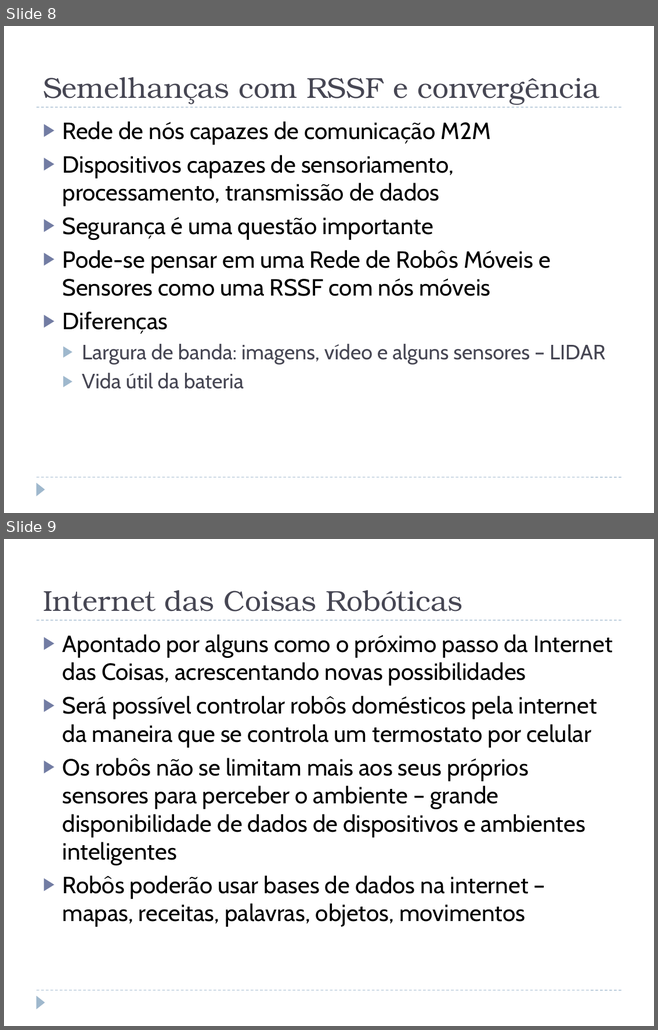
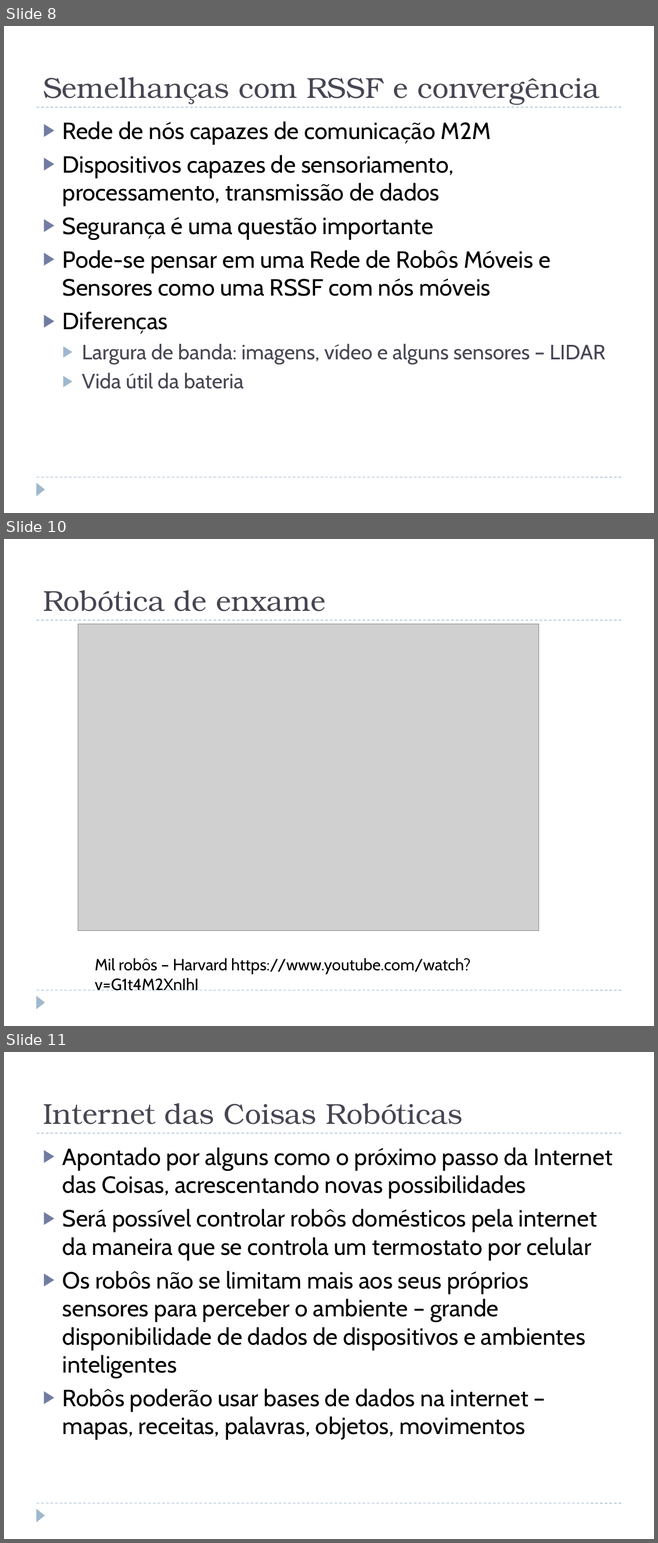
Before and after one commit to phaffonso/mo809-pedro, a slide deck: Internet das Coisas (IoT) e Robótica.pptx. Shown one above the other, each under a label of ours: slides 8 and 9 before the commit, slides 8, 10 and 11 after it; the slides between them are not shown. The pictures are 658x1030 and 658x1543 pixels, drawn with LibreOffice and Linux fonts; fonts in the diff are those of the drawing; grey boxes stand for pictures. Boxes give left, top, right and bottom in pixels: in the first picture for what was removed or moved away, otherwise in the second. Text is boxed around its words. In the diff, an @@ line names an element or a change of style, - is before the commit and + after.

```diff
--- a/Internet das Coisas (IoT) e Robótica.pptx
+++ b/Internet das Coisas (IoT) e Robótica.pptx
@@ slide 10 added at bbox=[4, 539, 654, 1026], background #FFFFFF; not listed: 3 template elements that a slide beside it also shows @@
@@ title added at bbox=[43, 590, 326, 611], 32 pt, text #464653 @@
+Robótica de enxame
@@ picture added at bbox=[78, 624, 539, 931] @@
@@ text added at bbox=[94, 958, 470, 991], 18 pt, text #000000 @@
+Mil robôs – Harvard https://www.youtube.com/watch?v=G1t4M2XnIhI
@@ what was slide 9 is now slide 11 @@
```
Also in this commit, not shown: 1 slide changed, 3 other slides added, 2 slides removed, 1 other file.
